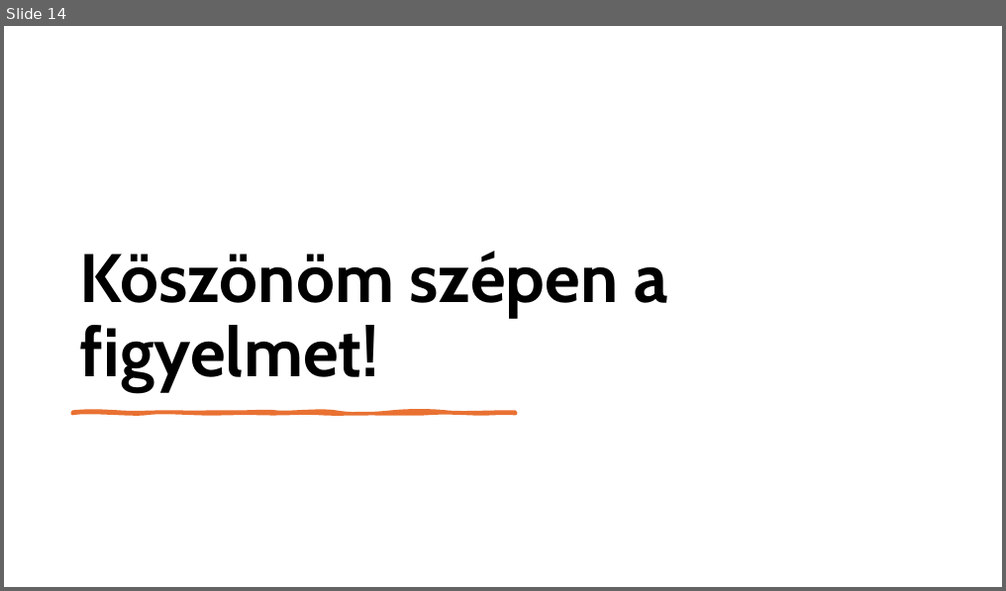
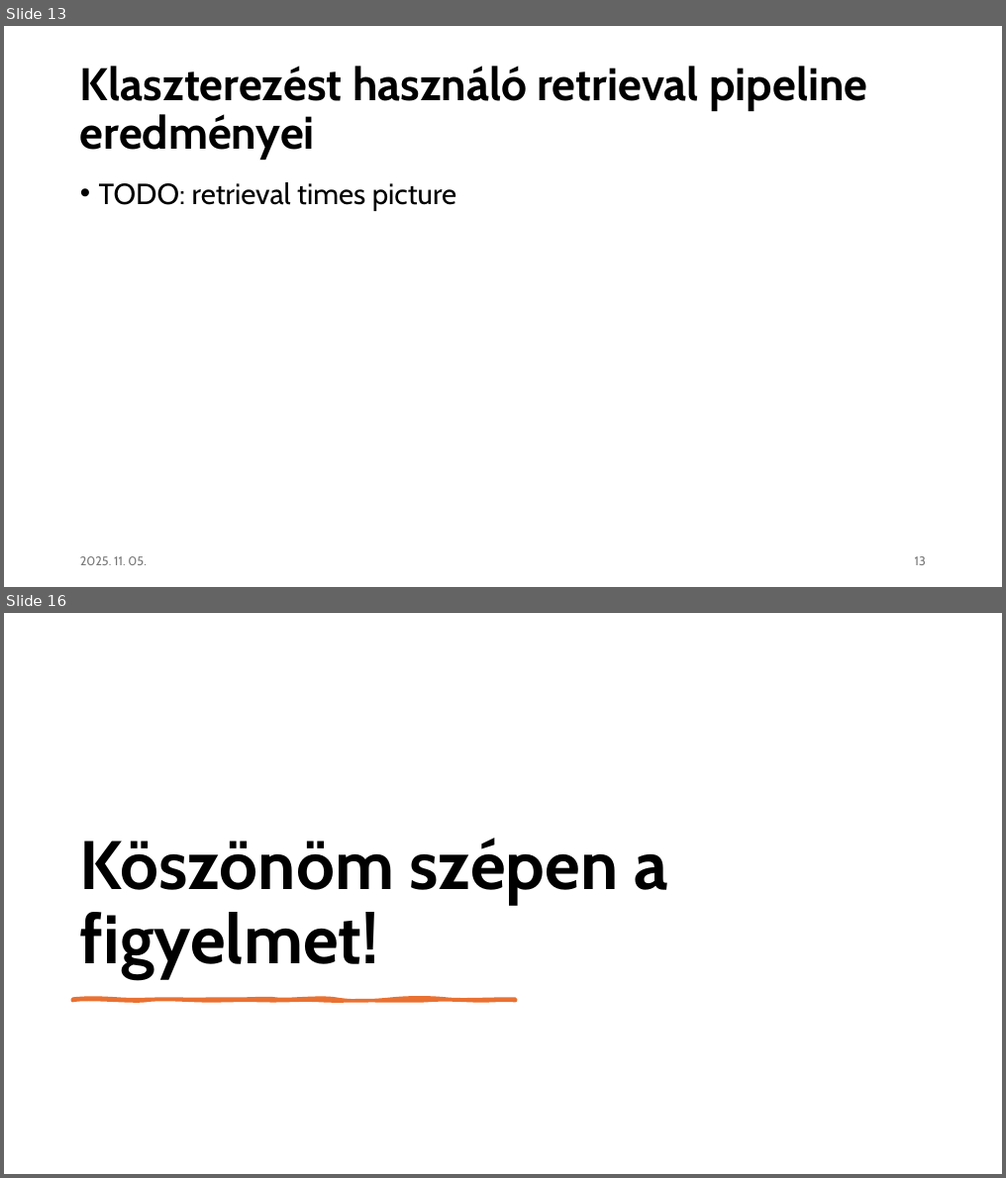
Before and after one commit to czotterbenedek/rag-onlineclustering-optimization, a slide deck: tdk/tdk_v1.pptx. Shown one above the other, each under a label of ours: slide 14 before the commit, slides 13 and 16 after it; the slides between them are not shown. The pictures are 1006x591 and 1006x1178 pixels, drawn with LibreOffice and Linux fonts; fonts in the diff are those of the drawing. Boxes give left, top, right and bottom in pixels: in the first picture for what was removed or moved away, otherwise in the second. Text is boxed around its words. In the diff, an @@ line names an element or a change of style, - is before the commit and + after.

```diff
--- a/tdk/tdk_v1.pptx
+++ b/tdk/tdk_v1.pptx
@@ slide 13 added at [4, 26, 1002, 587], background #FFFFFF @@
@@ title added at [80, 66, 867, 160], 44 pt, text #000000, bold @@
+Klaszterezést használó retrieval pipeline eredményei
@@ text added at [99, 182, 456, 211], 28 pt, text #000000 @@
+• TODO: retrieval times picture
@@ text added at [80, 557, 146, 566], 12 pt, text #797979 @@
+2025. 11. 05.
@@ page number added at [915, 557, 926, 566], 12 pt, text #797979 @@
+13
@@ what was slide 14 is now slide 16 @@
```
Also in this commit, not shown: 14 slides changed, 1 other slide added.
